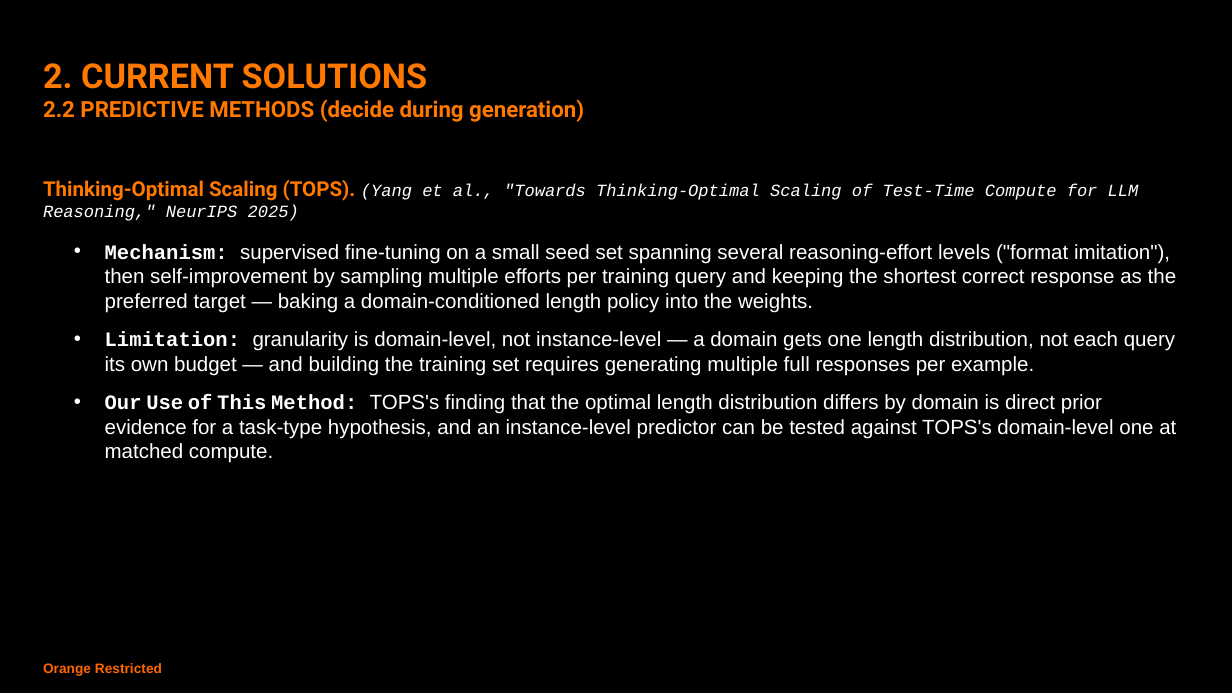
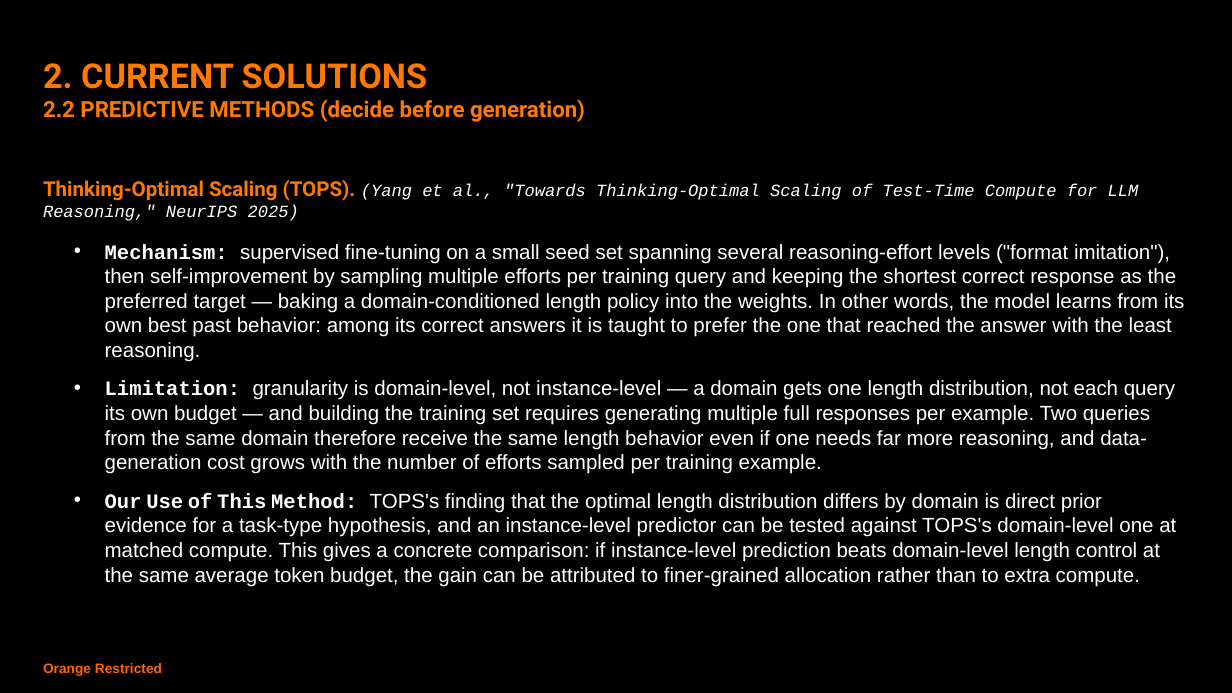
Before and after one commit to tharwat-ux/TTCA, a slide deck: slide 11 of presentation/dynamic_test_time_compute_allocation.pptx. Drawn at 1232x693 pixels with LibreOffice and Linux fonts; fonts in the diff are those of the drawing. Boxes give left, top, right and bottom in pixels: in the first picture for what was removed or moved away, otherwise in the second. Text is boxed around its words. In the diff, an @@ line names an element or a change of style, - is before the commit and + after.

```diff
--- a/presentation/dynamic_test_time_compute_allocation.pptx
+++ b/presentation/dynamic_test_time_compute_allocation.pptx
@@ text at bbox=[43, 99, 585, 122]: text changed @@
-2.2 PREDICTIVE METHODS (decide during generation)
+2.2 PREDICTIVE METHODS (decide before generation)
@@ text at bbox=[105, 244, 1184, 586]: text changed @@
-  • Mechanism: supervised fine-tuning on a small seed set spanning several reasoning-effort levels ("format imitation"), then self-improvement by sampling multiple efforts per training query and keeping the shortest correct response as the preferred target — baking a domain-conditioned length policy into the weights.
-  • Limitation: granularity is domain-level, not instance-level — a domain gets one length distribution, not each query its own budget — and building the training set requires generating multiple full responses per example.
-  • Our Use of This Method: TOPS's finding that the optimal length distribution differs by domain is direct prior evidence for a task-type hypothesis, and an instance-level predictor can be tested against TOPS's domain-level one at matched compute.
+  • Mechanism: supervised fine-tuning on a small seed set spanning several reasoning-effort levels ("format imitation"), then self-improvement by sampling multiple efforts per training query and keeping the shortest correct response as the preferred target — baking a domain-conditioned length policy into the weights. In other words, the model learns from its own best past behavior: among its correct answers it is taught to prefer the one that reached the answer with the least reasoning.
+  • Limitation: granularity is domain-level, not instance-level — a domain gets one length distribution, not each query its own budget — and building the training set requires generating multiple full responses per example. Two queries from the same domain therefore receive the same length behavior even if one needs far more reasoning, and data-generation cost grows with the number of efforts sampled per training example.
+  • Our Use of This Method: TOPS's finding that the optimal length distribution differs by domain is direct prior evidence for a task-type hypothesis, and an instance-level predictor can be tested against TOPS's domain-level one at matched compute. This gives a concrete comparison: if instance-level prediction beats domain-level length control at the same average token budget, the gain can be attributed to finer-grained allocation rather than to extra compute.
```
Also in this commit, not shown: 15 other slides changed, 7 slides removed, 23 other files.
